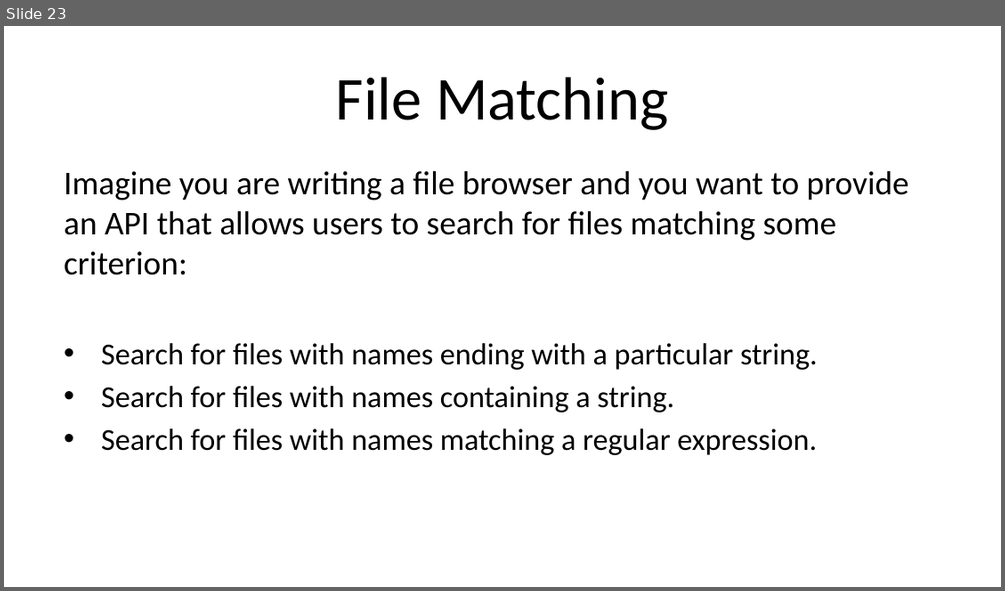
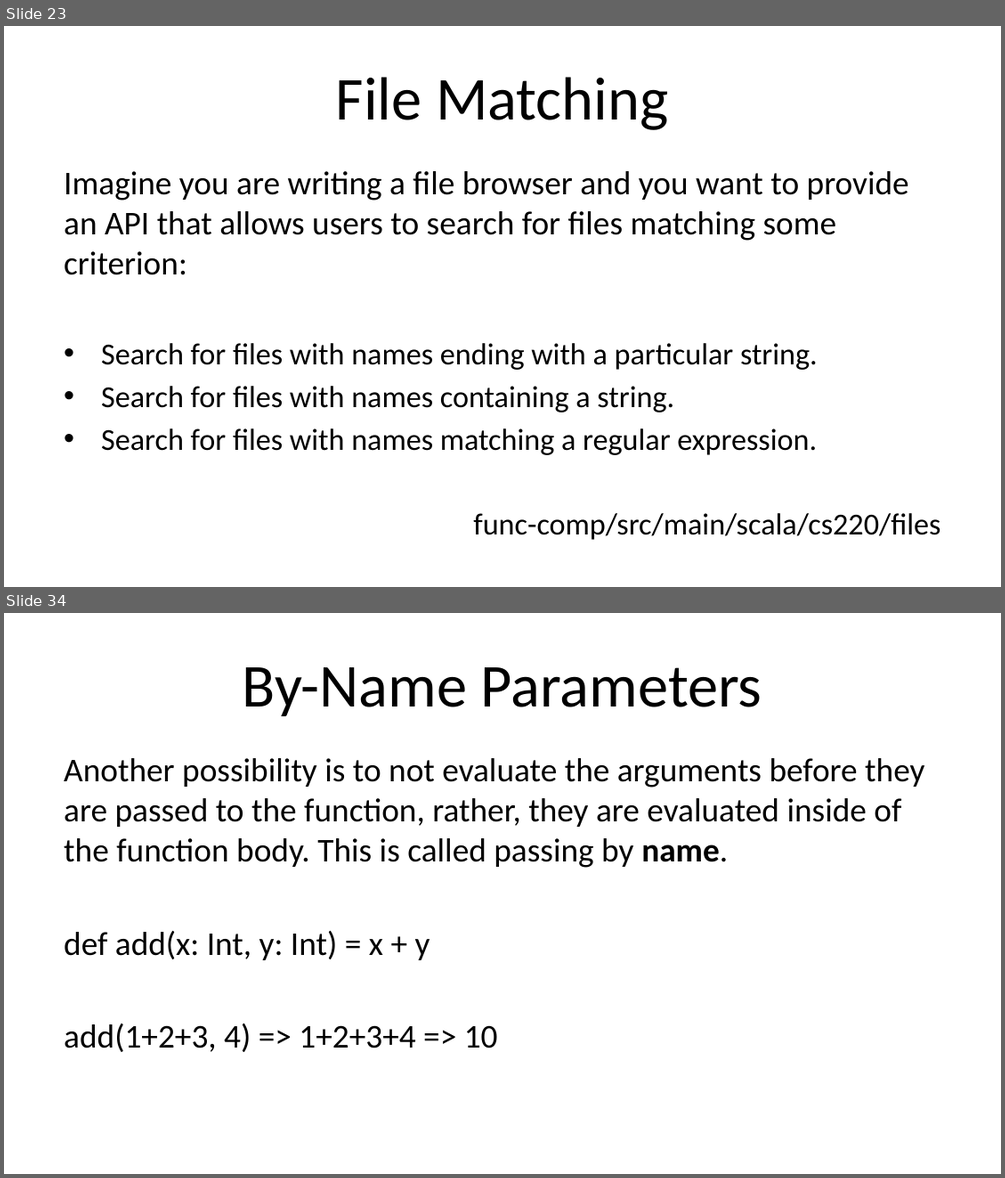
Before and after one commit to umass-cs-220/weekly-topic-control-abstraction, a slide deck: slides/control-abstraction.pptx. Shown one above the other, each under a label of ours: slide 23 before the commit, slides 23 and 34 after it; the slides between them are not shown. The pictures are 1005x591 and 1005x1178 pixels, drawn with LibreOffice and Linux fonts; fonts in the diff are those of the drawing; background and template pictures are left out. Boxes give left, top, right and bottom in pixels: in the first picture for what was removed or moved away, otherwise in the second. Text is boxed around its words. In the diff, an @@ line names an element or a change of style, - is before the commit and + after.

```diff
--- a/slides/control-abstraction.pptx
+++ b/slides/control-abstraction.pptx
@@ slide 34 added at (4,613,1001,1174), background #FFFFFF @@
@@ title added at (243,667,762,716), 44 pt, text #000000 @@
+By-Name Parameters
@@ text added at (64,758,924,1052), 24 pt, text #000000 @@
+Another possibility is to not evaluate the arguments before they are passed to the function, rather, they are evaluated inside of the function body. This is called passing by name.
+def add(x: Int, y: Int) = x + y
+add(1+2+3, 4) => 1+2+3+4 => 10
@@ slide 23 changed as well @@
@@ text at (473,513,940,540): paragraph added @@
+func-comp/src/main/scala/cs220/files
```
Also in this commit, not shown: 15 other slides added, 6 other files.
